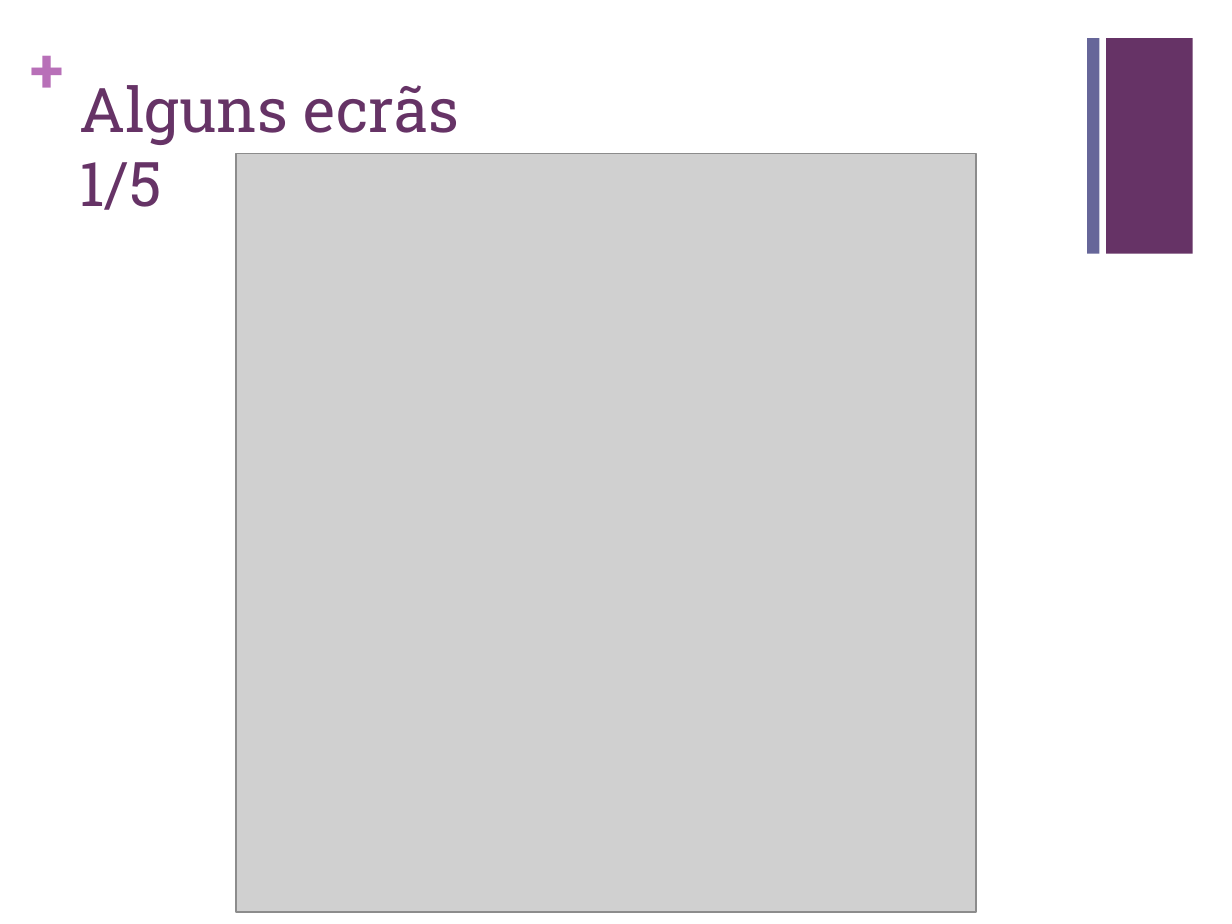
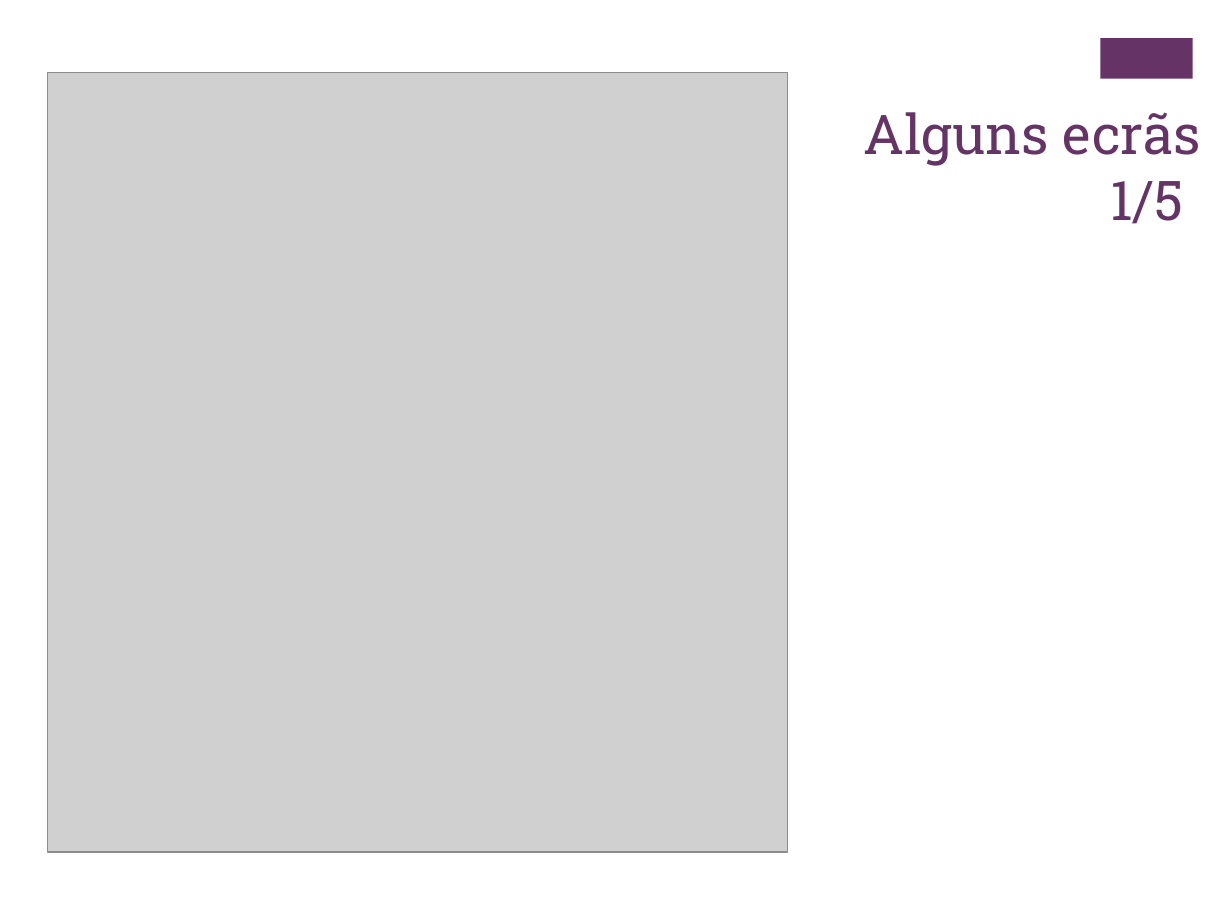
Before and after one commit to carboned4/C_C_U-2015-10, a slide deck: slide 10 of Aula 06/G10 - Apresentacao - Lab05.pptx. Drawn at 1232x924 pixels with LibreOffice and Linux fonts; fonts in the diff are those of the drawing; grey boxes stand for pictures. Boxes give left, top, right and bottom in pixels: in the first picture for what was removed or moved away, otherwise in the second. Text is boxed around its words. In the diff, an @@ line names an element or a change of style, - is before the commit and + after.

```diff
--- a/Aula 06/G10 - Apresentacao - Lab05.pptx
+++ b/Aula 06/G10 - Apresentacao - Lab05.pptx
@@ text removed at <box>30,31,65,106</box> @@
-+
@@ rectangle removed at <box>1087,38,1099,254</box> @@
@@ rectangle: place and size @@
-rectangle at <box>1106,38,1193,254</box>
+rectangle at <box>1100,38,1193,79</box>
@@ picture: place and size @@
-picture at <box>235,154,976,913</box>
+picture at <box>48,73,788,853</box>
@@ text at <box>864,112,1201,224</box>: text changed; size 36 to 32 pt @@
-Alguns ecrãs 1/5
+Alguns ecrãs
+1/5
```
Also in this commit, not shown: 10 other slides changed, 1 other file.
